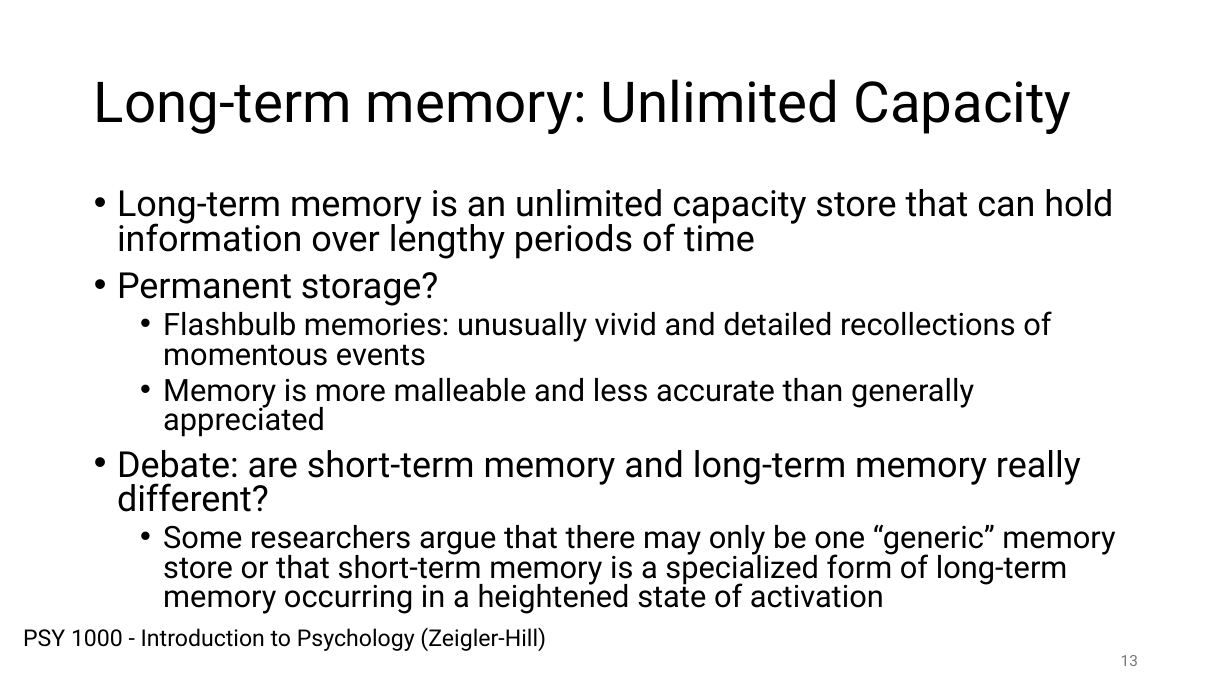
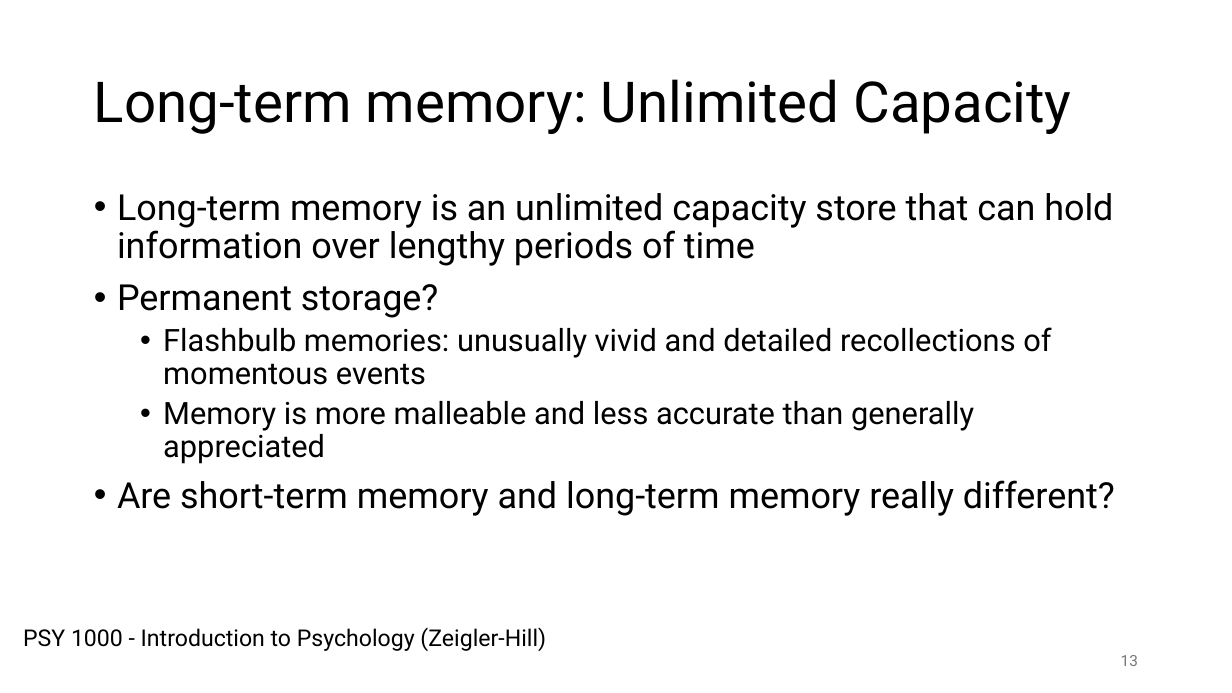
Before and after one commit to dan-pi/presentations, a slide deck: slide 13 of Dan’s Certification Journey - Part 1.pptx. Drawn at 1232x693 pixels with LibreOffice and Linux fonts; fonts in the diff are those of the drawing. Boxes give left, top, right and bottom in pixels: in the first picture for what was removed or moved away, otherwise in the second. Text is boxed around its words. In the diff, an @@ line names an element or a change of style, - is before the commit and + after.

Commit message:
Add files via upload
v2

```diff
--- a/Dan’s Certification Journey - Part 1.pptx
+++ b/Dan’s Certification Journey - Part 1.pptx
@@ text at [117,193,1113,464]: line spacing 0.8 to 0.9 @@
@@ text at [117,480,1115,516]: text changed; size 24 to 28 pt @@
-• Debate: are short-term memory and long-term memory really different?
-  • Some researchers argue that there may only be one “generic” memory store or that short-term memory is a specialized form of long-term memory occurring in a heightened state of activation
+• Are short-term memory and long-term memory really different?
```
Also in this commit, not shown: 2 other slides changed, 2 slides added, 2 slides removed.
